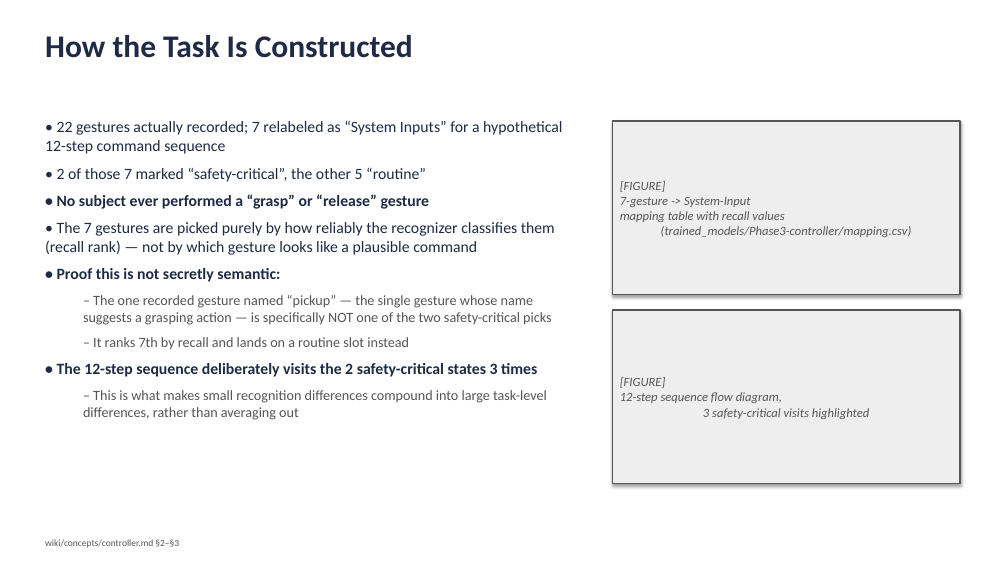
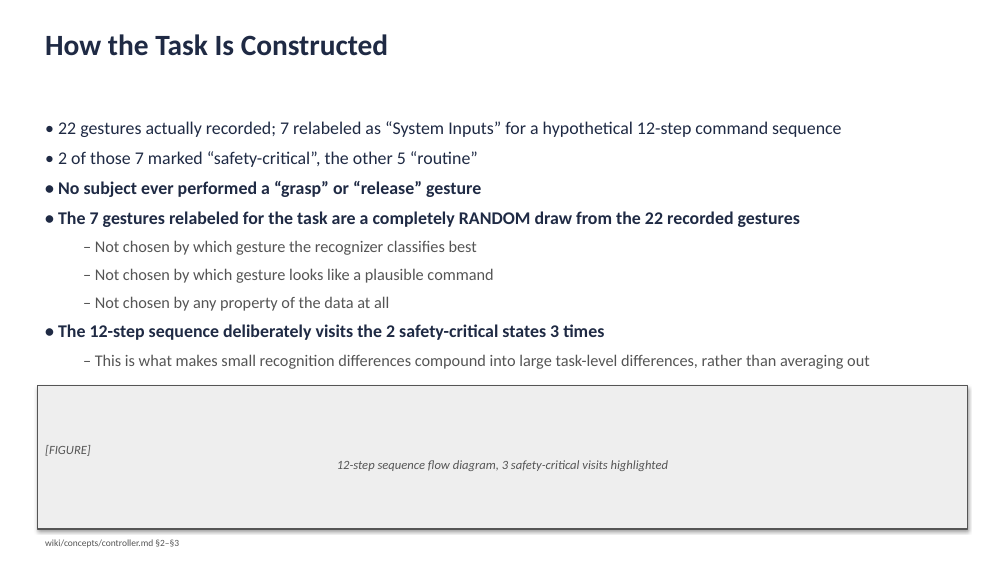
Before and after one commit to prabin172/DA_GestureRecognition-clean, a slide deck: slide 3 of paper/controller_advisor_slides.pptx. Drawn at 1008x567 pixels with LibreOffice and Linux fonts; fonts in the diff are those of the drawing. Boxes give left, top, right and bottom in pixels: in the first picture for what was removed or moved away, otherwise in the second. Text is boxed around its words. In the diff, an @@ line names an element or a change of style, - is before the commit and + after.

```diff
--- a/paper/controller_advisor_slides.pptx
+++ b/paper/controller_advisor_slides.pptx
@@ text "How the Task Is Constructed" at (45,34,388,56): size 30 to 28 pt @@
@@ text at (58,121,870,369): size 15 to 17 pt in "• 22 gestures actually recorded; 7 relabeled ...", "• 2 of those 7 marked “safety-critical”, ...", "• No subject ever performed a “grasp” ...", "• The 12-step sequence deliberately visits the ..."; size 13.5 to 15.5 pt in "– This is what makes small recognition ..." @@
@@ rectangle removed at (613,121,960,295) @@
-[FIGURE]
-7-gesture -> System-Input
-mapping table with recall values
-(trained_models/Phase3-controller/mapping.csv)
@@ text at (58,211,800,311): text changed; size 13.5 to 15.5 pt @@
-• The 7 gestures are picked purely by how reliably the recognizer classifies them (recall rank) — not by which gesture looks like a plausible command
-• Proof this is not secretly semantic:
-  – The one recorded gesture named “pickup” — the single gesture whose name suggests a grasping action — is specifically NOT one of the two safety-critical picks
-  – It ranks 7th by recall and lands on a routine slot instead
+• The 7 gestures relabeled for the task are a completely RANDOM draw from the 22 recorded gestures
+  – Not chosen by which gesture the recognizer classifies best
+  – Not chosen by which gesture looks like a plausible command
+  – Not chosen by any property of the data at all
@@ rectangle "[FIGURE] 12-step sequence flow diagram, ...": place and size @@
-rectangle "[FIGURE] 12-step sequence flow diagram, ..." at (613,310,960,484)
+rectangle "[FIGURE] 12-step sequence flow diagram, ..." at (38,386,968,529)
```
Also in this commit, not shown: 5 other slides changed, 3 slides added, 3 slides removed, 18 other files.
